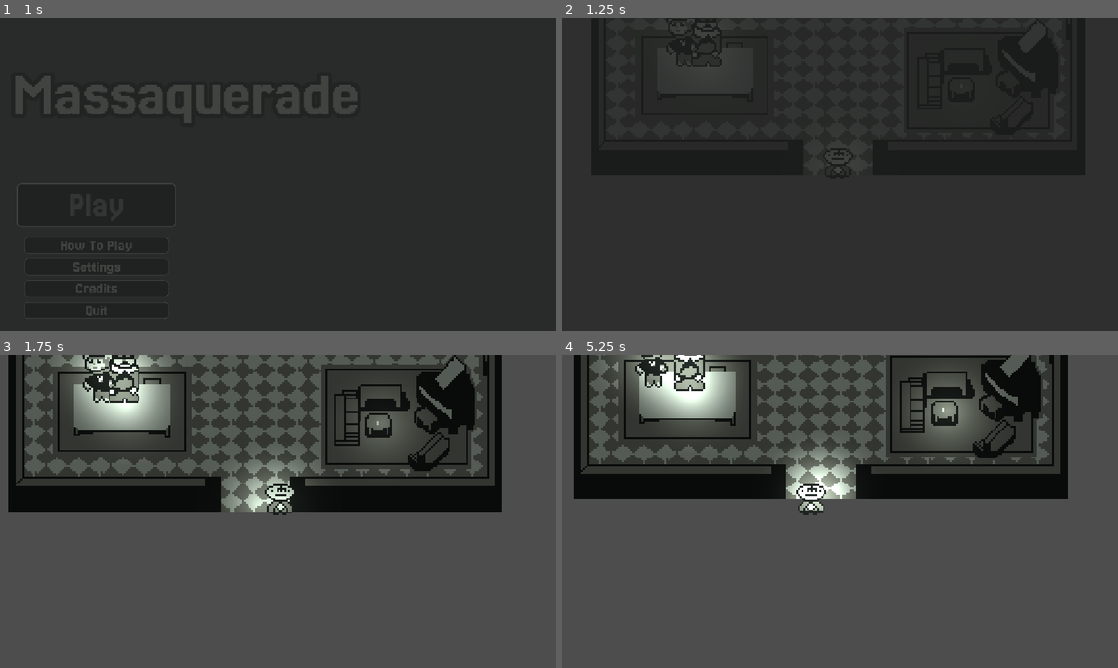
Above: before the commit, frames 1-4 (two rows, left to right).
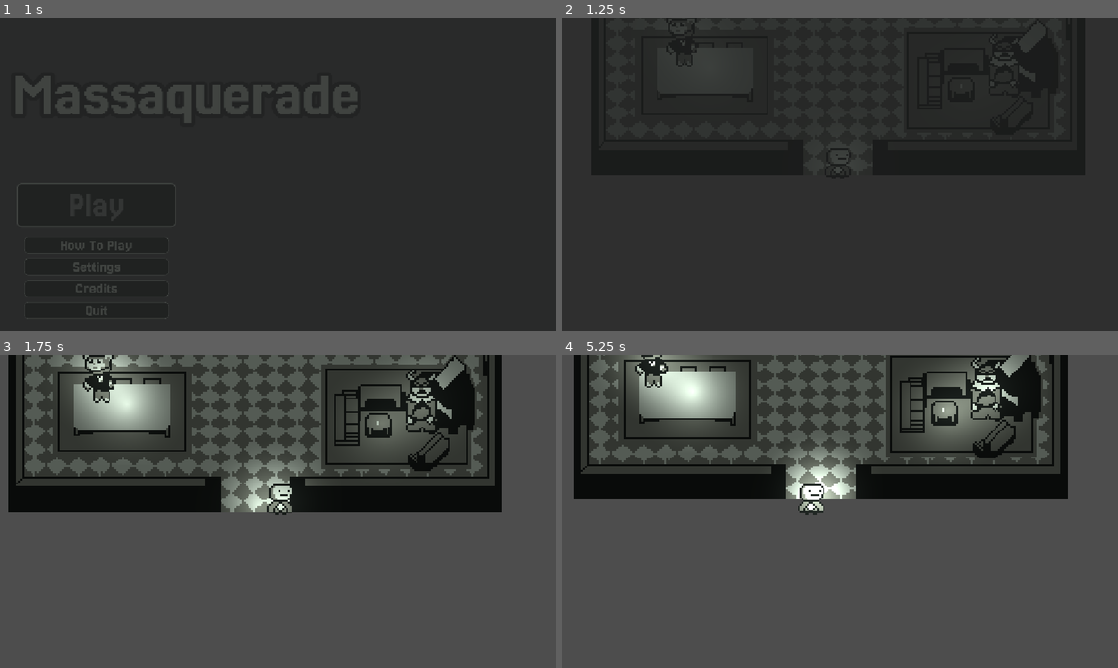
Above: after the commit, the same moments.

Repository: Rat-Haven-Studios/melon-jam-2025
Game: Godot game, scene res://1-main/Main.tscn
The game is run twice, just before and just after one commit, with the same random seed, the same clock (stepped at 60 frames per second) and the same inputs. Sound files missing from this copy of the repository are replaced by a short silence.
Inputs (mouse positions are in pixels of both pictures, inside the frame that each line leads up to):
- Up to frame 1 (1 s): click "Play" at 0.5 s
- Up to frame 2 (1.25 s): no input
- Up to frame 3 (1.75 s): tap Enter at 1.25 s; move the mouse to (400, 495) at 1.27 s; hold D (right) from 1.28 s (still down); hold X (alternate) from 1.28 s (still down); click (400, 495) at 1.42 s
- Up to frame 4 (5.25 s): move the mouse to (728, 527) at 2.02 s; release D (right) at 2.03 s; release X (alternate) at 2.03 s; hold S (down) 2.03-2.78 s; tap one key every 0.75 s from 2.1 s: Z (interact) Space (swap) 1 9 X (alternate); move the mouse to (895, 442) at 2.77 s; hold D (right) 2.78-3.53 s; move the mouse to (812, 574) at 3.52 s; hold W (up) 3.53-4.28 s; click (812, 574) at 3.67 s; move the mouse to (1006, 558) at 4.27 s; hold A (left) from 4.28 s (still down); move the mouse to (673, 464) at 5.02 s

Frame 1 is identical in both runs. In frame 2, 0.3% of the frame differs, in the area x 23-82%, y 0-47%; in frame 3, 2.4%; in frame 4, 3.0%, in the area x 17-83%, y 0-52%.

Commit message:
Mask Art Added

Diff:
--- a/4-objects/0-character/Character.tscn
+++ b/4-objects/0-character/Character.tscn
@@ -1,7 +1,7 @@
 [gd_scene load_steps=6 format=3 uid="uid://ess0lyyqlkgy"]
 
 [ext_resource type="Script" uid="uid://122mf68ayfjx" path="res://4-objects/0-character/character.gd" id="1_l8ec2"]
-[ext_resource type="Texture2D" uid="uid://wj76csxjivf0" path="res://0-assets/sprites/character/Placeholder Man.png" id="2_hpm3x"]
+[ext_resource type="Texture2D" uid="uid://ktahdn5usa2x" path="res://0-assets/sprites/character/Neutral Placeholder Man.png" id="2_npi03"]
 [ext_resource type="PackedScene" uid="uid://pqx6itiibjs" path="res://5-component/interactions/InteractComponent/InteractComponent.tscn" id="3_hpm3x"]
 [ext_resource type="PackedScene" uid="uid://ddjp2vs6mg0xs" path="res://5-component/light component/light.tscn" id="4_npi03"]
 
@@ -19,7 +19,7 @@
 
 [node name="Sprite2D" type="Sprite2D" parent="."]
 position = Vector2(0, -6)
-texture = ExtResource("2_hpm3x")
+texture = ExtResource("2_npi03")
 
 [node name="InteractComponent" parent="." instance=ExtResource("3_hpm3x")]
 position = Vector2(0, -6)
--- a/4-objects/2-level/FIRST_LEVEL.tscn
+++ b/4-objects/2-level/FIRST_LEVEL.tscn
@@ -53,7 +53,7 @@
 [node name="NPCs" type="Node2D" parent="."]
 
 [node name="BanditKing" parent="NPCs" instance=ExtResource("5_igri3")]
-position = Vector2(60, 184)
+position = Vector2(214, 199)
 npcname = "Bandit King"
 susLevel = 5
 mapSprite = ExtResource("6_2rcib")
Binary file added: 0-assets/sprites/character/Mayor Placeholder Man.png
Not shown, added: 0-assets/sprites/character/Mayor Placeholder Man.png.import
Binary file added: 0-assets/sprites/character/Neutral Placeholder Man.png
Not shown, added: 0-assets/sprites/character/Neutral Placeholder Man.png.import
Binary file added: 0-assets/sprites/character/Poor Placeholder Man.png
Not shown, added: 0-assets/sprites/character/Poor Placeholder Man.png.import
